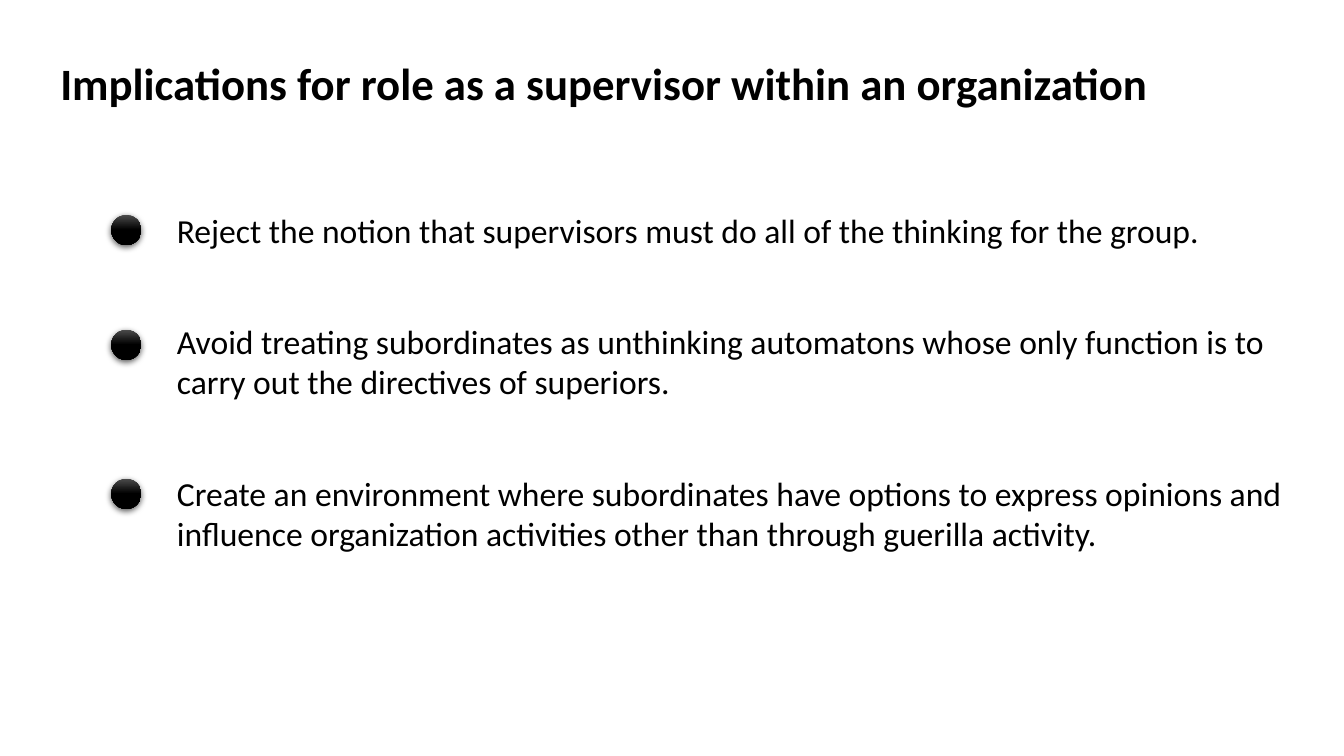
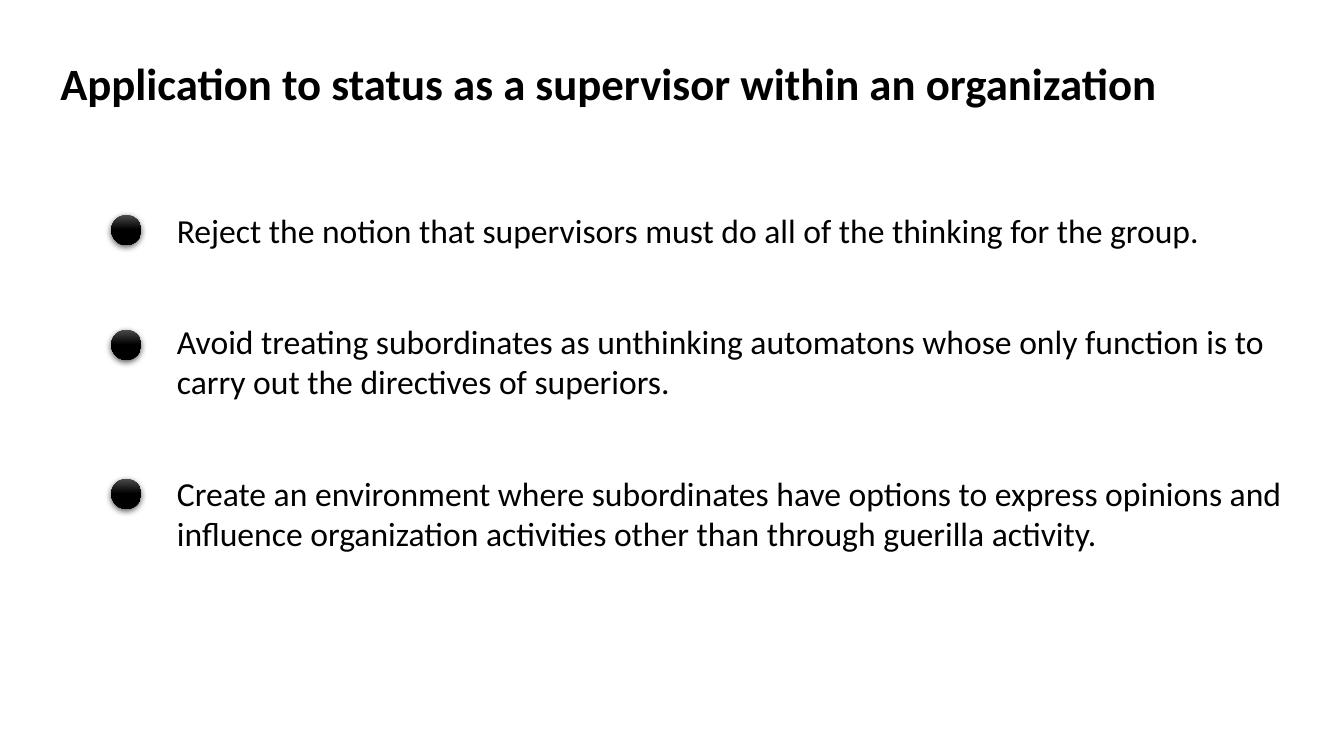
Before and after one commit to SLU-Courses-Townes/POLS6320, a slide deck: slide 9 of FinalPaper/Townes_POLS6320_2020_Spring_FinalPaper_Presentation_v00.pptx. Drawn at 1344x756 pixels with LibreOffice and Linux fonts; fonts in the diff are those of the drawing. Boxes give left, top, right and bottom in pixels: in the first picture for what was removed or moved away, otherwise in the second. Text is boxed around its words. In the diff, an @@ line names an element or a change of style, - is before the commit and + after.

```diff
--- a/FinalPaper/Townes_POLS6320_2020_Spring_FinalPaper_Presentation_v00.pptx
+++ b/FinalPaper/Townes_POLS6320_2020_Spring_FinalPaper_Presentation_v00.pptx
@@ text at box(60, 68, 1156, 108): text changed @@
-Implications for role as a supervisor within an organization
+Application to status as a supervisor within an organization
```
Also in this commit, not shown: 5 other slides changed, 1 other file.
